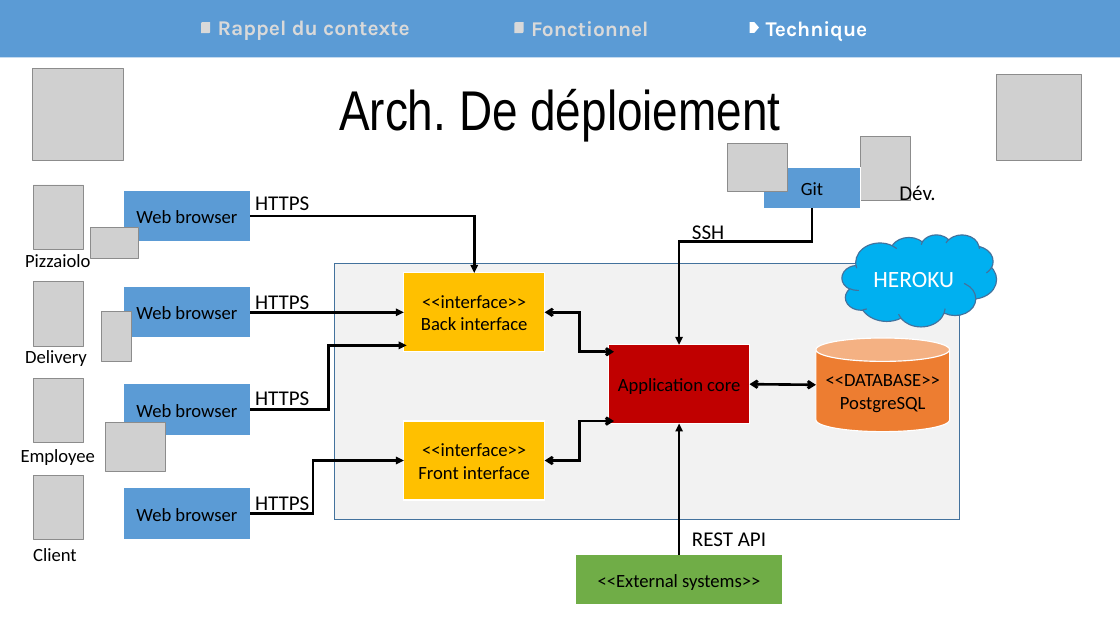
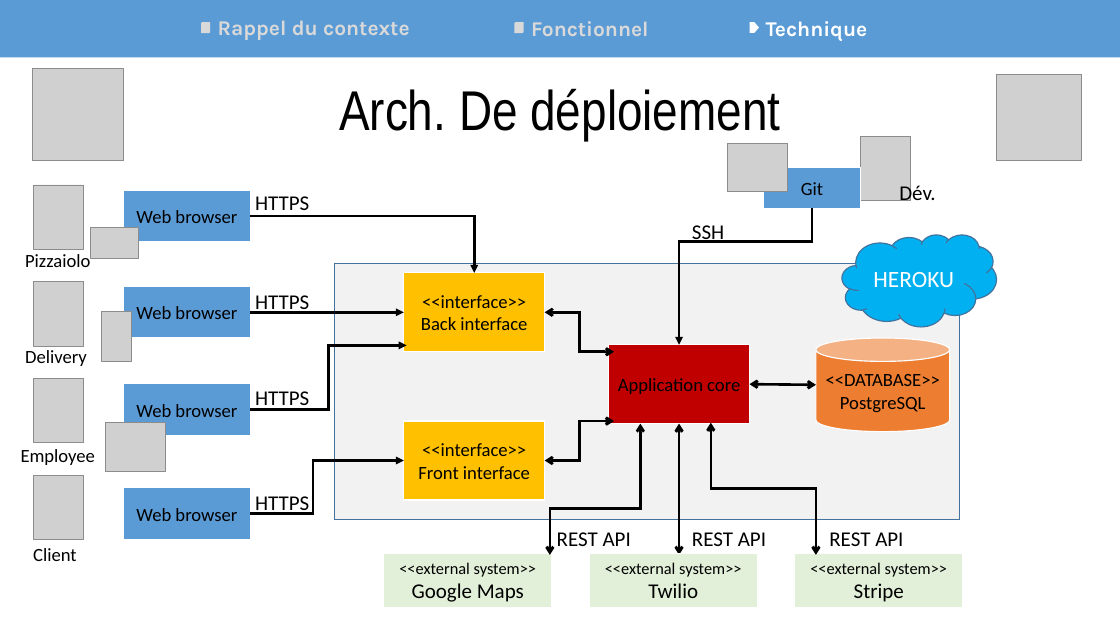
Before and after one commit to Synkied/OC_Projet-6, a slide deck: slide 10 of doc/Projet6_OCPizza_Arguments.pptx (slide 9 before the commit). Drawn at 1120x630 pixels with LibreOffice and Linux fonts; fonts in the diff are those of the drawing; grey boxes stand for pictures. Boxes give left, top, right and bottom in pixels: in the first picture for what was removed or moved away, otherwise in the second. Text is boxed around its words. In the diff, an @@ line names an element or a change of style, - is before the commit and + after.

```diff
--- a/doc/Projet6_OCPizza_Arguments.pptx
+++ b/doc/Projet6_OCPizza_Arguments.pptx
@@ elbow double arrow added from (550, 555) to (640, 423), #000000 2.25 pt @@
@@ arrow (679, 555) - (679, 423): arrow to double arrow @@
@@ elbow double arrow added from (816, 555) to (711, 423), #000000 2.25 pt @@
@@ text added at (557, 532, 631, 546), 18 pt, text #000000 @@
+REST API
@@ text added at (829, 532, 903, 546), 18 pt, text #000000 @@
+REST API
@@ rectangle added at (384, 554, 552, 608), fill #E2F0D9, outline #FFFFFF 1 pt, 14 pt, text #000000 @@
+<<external system>>
+Google Maps
@@ rectangle "<<external system>>": place and size @@
-rectangle "<<external system>>" at (576, 555, 783, 605)
+rectangle "<<external system>>" at (590, 554, 758, 608)
@@ rectangle "<<external system>>" at (590, 554, 758, 608): fill #70AD47 to #E2F0D9 @@
@@ text in rectangle at (605, 562, 741, 598): text changed; size 16 to 14 pt @@
-<<External systems>>
+<<external system>>
+Twilio
@@ rectangle added at (795, 554, 963, 608), fill #E2F0D9, outline #FFFFFF 1 pt, 14 pt, text #000000 @@
+<<external system>>
+Stripe
```
Also in this commit, not shown: 4 other slides changed, 1 slide added, 15 other files.
